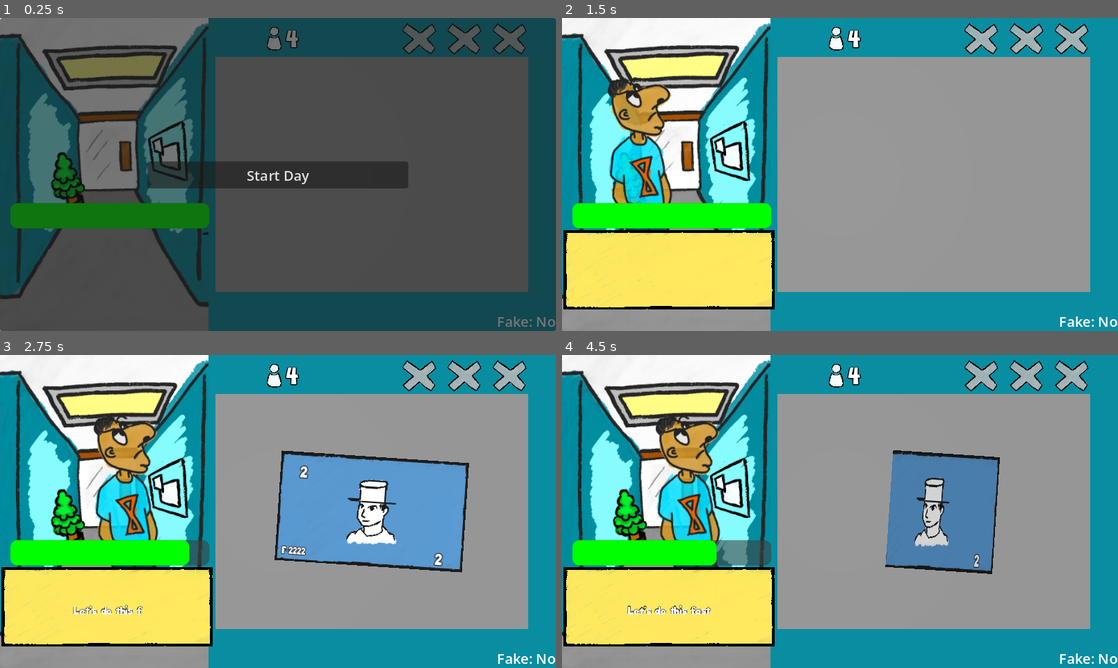
Above: before the commit, frames 1-4 (two rows, left to right).
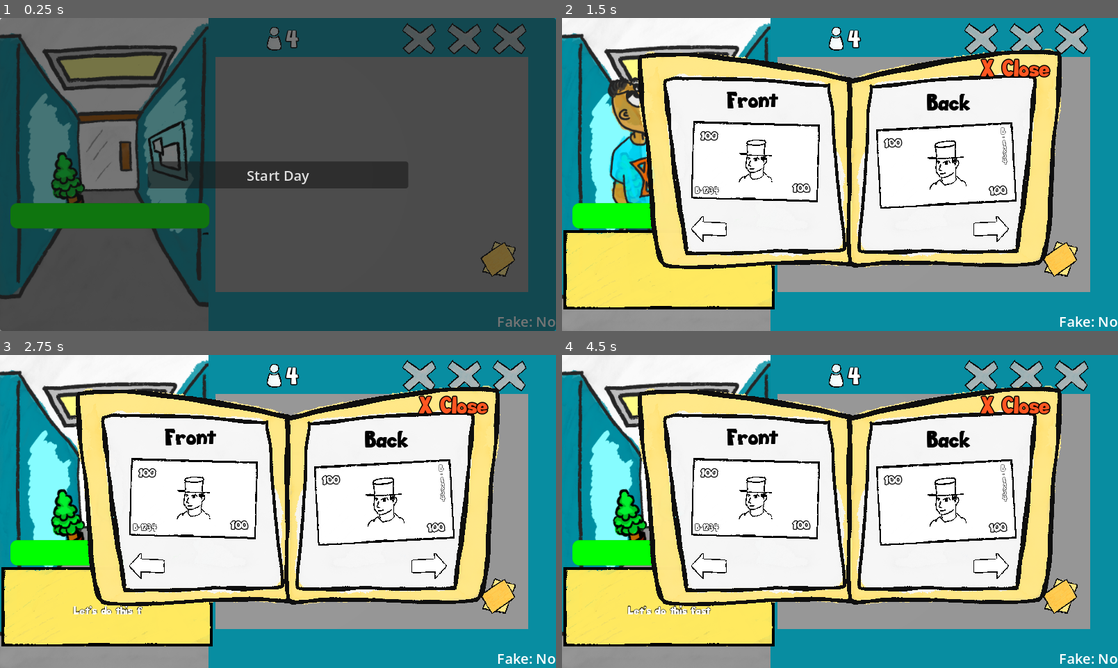
Above: after the commit, the same moments.

Repository: KaitoGameDev/brackeys-gj-2026-2
Game: Godot game, scene res://source/main.tscn
The game is run twice, just before and just after one commit, with the same random seed, the same clock (stepped at 60 frames per second) and the same inputs.
Inputs (mouse positions are in pixels of both pictures, inside the frame that each line leads up to):
- Up to frame 1 (0.25 s): no input
- Up to frame 2 (1.5 s): click "Start Day" at 0.5 s; click (1062, 259) at 1.27 s
- Up to frame 3 (2.75 s): click (150, 564) at 2.02 s
- Up to frame 4 (4.5 s): click (990, 564) at 2.77 s; click (990, 564) at 3.52 s; click (712, 564) at 4.27 s

The runs differ from the first frame. In frame 1, 0.5% of the frame differs, in the area x 86-93%, y 71-83%; in frame 2, 47%; in frame 3, 47%; in frame 4, 48%, in the area x 13-93%, y 9-83%.

Commit message:
added help folder

Diff:
--- /dev/null
+++ b/source/help_folders/help_folder.gd
@@ -0,0 +1,35 @@
+class_name HelpFolder extends Control
+
+@onready var close_btn: Button = $CloseBtn
+@onready var next_page_button: TextureButton = $NextPageBtn
+@onready var previous_page_button: TextureButton = $PreviousPageBtn
+
+@onready var front_bill: MoneyContent = $OpenFolderLeft/FrontContent
+@onready var back_bill: MoneyContent = $OpenFolderRight/BackContent
+
+@export var money_swipe_controller: MoneySwipeController
+
+var _current_page: int = 0
+
+func _ready() -> void:
+	close_btn.pressed.connect(_on_close_btn_pressed)
+	next_page_button.pressed.connect(_on_next_page_pressed)
+	previous_page_button.pressed.connect(_on_previous_page_pressed)
+
+	_render_page.call_deferred()
+
+func _on_close_btn_pressed() -> void:
+	visible = false
+
+func _on_previous_page_pressed() -> void:
+	_current_page += 1
+	_render_page()
+
+func _on_next_page_pressed() -> void:
+	_current_page -= 1
+	_render_page()
+
+func _render_page() -> void:
+#	var bill_page: MoneyResource = money_swipe_controller.get_active_bill_pool()[_current_page]
+#	front_bill.bg_color.self_modulate = bill_page.front_color
+	pass
--- /dev/null
+++ b/source/help_folders/help_folder.tscn
@@ -0,0 +1,293 @@
+[gd_scene format=3 uid="uid://m6b1wb8tskyl"]
+
+[ext_resource type="Script" uid="uid://c15rf6g3o325p" path="res://source/help_folders/help_folder.gd" id="1_qrdgx"]
+[ext_resource type="Texture2D" uid="uid://bu2jifeo6qbbu" path="res://assets/open_folder.png" id="2_ywrnh"]
+[ext_resource type="Script" uid="uid://bv5gc2wn4g14u" path="res://source/money/money_content.gd" id="3_aqbn0"]
+[ext_resource type="Texture2D" uid="uid://ch2pedbiseir7" path="res://assets/bills/bill_bg.png" id="3_gguyo"]
+[ext_resource type="Texture2D" uid="uid://djjgk0o0avs8t" path="res://assets/icons/arrow_icon.png" id="3_ywrnh"]
+[ext_resource type="FontFile" uid="uid://bq7fh1y3is7sg" path="res://assets/fonts/Big_Bottom_Typeface_Normal.ttf" id="4_sjxvo"]
+[ext_resource type="Texture2D" uid="uid://cpfiwoyhk2aya" path="res://assets/bills/2.png" id="6_s2t06"]
+
+[node name="HelpFolder" type="Control" unique_id=362614798]
+layout_mode = 3
+anchors_preset = 0
+offset_left = 330.0
+offset_top = 138.0
+offset_right = 370.0
+offset_bottom = 178.0
+script = ExtResource("1_qrdgx")
+
+[node name="OpenFolderLeft" type="TextureRect" parent="." unique_id=621576420]
+layout_mode = 1
+anchors_preset = 8
+anchor_left = 0.5
+anchor_top = 0.5
+anchor_right = 0.5
+anchor_bottom = 0.5
+offset_left = -278.0
+offset_top = -140.0
+offset_right = 9.0
+offset_bottom = 141.0
+grow_horizontal = 2
+grow_vertical = 2
+rotation = 0.02982867
+texture = ExtResource("2_ywrnh")
+expand_mode = 1
+stretch_mode = 5
+
+[node name="FrontContent" type="Control" parent="OpenFolderLeft" unique_id=1918357279]
+layout_mode = 1
+anchor_left = 0.28553063
+anchor_top = 0.34732884
+anchor_right = 0.79426336
+anchor_bottom = 0.6646245
+grow_horizontal = 2
+grow_vertical = 2
+script = ExtResource("3_aqbn0")
+metadata/_edit_use_anchors_ = true
+
+[node name="BgColor" type="NinePatchRect" parent="OpenFolderLeft/FrontContent" unique_id=579738913]
+layout_mode = 1
+anchors_preset = 15
+anchor_right = 1.0
+anchor_bottom = 1.0
+grow_horizontal = 2
+grow_vertical = 2
+texture = ExtResource("3_gguyo")
+
+[node name="TopLeftValue" type="Label" parent="OpenFolderLeft/FrontContent" unique_id=1186786822]
+layout_mode = 1
+anchors_preset = -1
+anchor_left = 0.011853536
+anchor_top = -0.10156616
+anchor_right = 0.25156924
+anchor_bottom = 0.3807124
+theme_override_colors/font_outline_color = Color(0, 0, 0, 1)
+theme_override_constants/outline_size = 4
+theme_override_fonts/font = ExtResource("4_sjxvo")
+theme_override_font_sizes/font_size = 8
+text = "100"
+horizontal_alignment = 1
+vertical_alignment = 1
+metadata/_edit_use_anchors_ = true
+
+[node name="BottomRightValue" type="Label" parent="OpenFolderLeft/FrontContent" unique_id=1842809506]
+layout_mode = 1
+anchors_preset = -1
+anchor_left = 0.749987
+anchor_top = 0.5468349
+anchor_right = 0.98970264
+anchor_bottom = 1.0291134
+grow_horizontal = 0
+grow_vertical = 0
+theme_override_colors/font_outline_color = Color(0, 0, 0, 1)
+theme_override_constants/outline_size = 4
+theme_override_fonts/font = ExtResource("4_sjxvo")
+theme_override_font_sizes/font_size = 8
+text = "100"
+horizontal_alignment = 1
+vertical_alignment = 1
+metadata/_edit_use_anchors_ = true
+
+[node name="Serial" type="Label" parent="OpenFolderLeft/FrontContent" unique_id=190021042]
+layout_mode = 1
+anchors_preset = -1
+anchor_left = 0.03515625
+anchor_top = 0.7613636
+anchor_right = 0.25546876
+anchor_bottom = 0.96103895
+offset_top = 5.75
+grow_vertical = 0
+theme_override_colors/font_outline_color = Color(0, 0, 0, 1)
+theme_override_constants/outline_size = 3
+theme_override_fonts/font = ExtResource("4_sjxvo")
+theme_override_font_sizes/font_size = 6
+text = "B-1234"
+vertical_alignment = 1
+metadata/_edit_use_anchors_ = true
+
+[node name="Stamp" type="TextureRect" parent="OpenFolderLeft/FrontContent" unique_id=943356056]
+texture_filter = 1
+layout_mode = 1
+anchors_preset = -1
+anchor_left = 0.265625
+anchor_top = 0.12987013
+anchor_right = 0.734375
+anchor_bottom = 0.8701299
+grow_horizontal = 2
+grow_vertical = 2
+texture = ExtResource("6_s2t06")
+expand_mode = 3
+stretch_mode = 5
+metadata/_edit_use_anchors_ = true
+
+[node name="FrontLabel" type="Label" parent="OpenFolderLeft" unique_id=2040133337]
+layout_mode = 1
+anchors_preset = -1
+anchor_left = 0.41216046
+anchor_top = 0.14765318
+anchor_right = 0.62779564
+anchor_bottom = 0.3088581
+offset_right = -2.8872986
+offset_bottom = 3.701416
+rotation = -0.06121835
+theme_override_colors/font_color = Color(0, 0, 0, 1)
+theme_override_fonts/font = ExtResource("4_sjxvo")
+text = "Front"
+metadata/_edit_use_anchors_ = true
+
+[node name="OpenFolderRight" type="TextureRect" parent="." unique_id=940855950]
+layout_mode = 1
+anchors_preset = 8
+anchor_left = 0.5
+anchor_top = 0.5
+anchor_right = 0.5
+anchor_bottom = 0.5
+offset_left = -47.0
+offset_top = -129.0
+offset_right = 240.0
+offset_bottom = 152.0
+grow_horizontal = 2
+grow_vertical = 2
+rotation = -0.05291786
+texture = ExtResource("2_ywrnh")
+expand_mode = 1
+stretch_mode = 5
+flip_h = true
+
+[node name="BackContent" type="Control" parent="OpenFolderRight" unique_id=556862073]
+layout_mode = 1
+anchor_left = 0.18356235
+anchor_top = 0.36273742
+anchor_right = 0.7320916
+anchor_bottom = 0.68843675
+grow_horizontal = 2
+grow_vertical = 2
+script = ExtResource("3_aqbn0")
+serial_number_orientation = 1
+metadata/_edit_use_anchors_ = true
+
+[node name="BgColor" type="NinePatchRect" parent="OpenFolderRight/BackContent" unique_id=383182068]
+layout_mode = 1
+anchors_preset = 15
+anchor_right = 1.0
+anchor_bottom = 1.0
+grow_horizontal = 2
+grow_vertical = 2
+texture = ExtResource("3_gguyo")
+
+[node name="TopLeftValue" type="Label" parent="OpenFolderRight/BackContent" unique_id=2134195938]
+layout_mode = 1
+anchors_preset = -1
+anchor_left = 0.01953125
+anchor_right = 0.234375
+anchor_bottom = 0.29220778
+theme_override_colors/font_outline_color = Color(0, 0, 0, 1)
+theme_override_constants/outline_size = 4
+theme_override_fonts/font = ExtResource("4_sjxvo")
+theme_override_font_sizes/font_size = 8
+text = "100"
+horizontal_alignment = 1
+vertical_alignment = 1
+metadata/_edit_use_anchors_ = true
+
+[node name="BottomRightValue" type="Label" parent="OpenFolderRight/BackContent" unique_id=90357367]
+layout_mode = 1
+anchors_preset = -1
+anchor_left = 0.76808053
+anchor_top = 0.67177385
+anchor_right = 0.9829242
+anchor_bottom = 0.9639816
+grow_horizontal = 0
+grow_vertical = 0
+theme_override_colors/font_outline_color = Color(0, 0, 0, 1)
+theme_override_constants/outline_size = 4
+theme_override_fonts/font = ExtResource("4_sjxvo")
+theme_override_font_sizes/font_size = 8
+text = "100"
+horizontal_alignment = 1
+vertical_alignment = 1
+metadata/_edit_use_anchors_ = true
+
+[node name="Serial" type="Label" parent="OpenFolderRight/BackContent" unique_id=1052484344]
+layout_mode = 1
+anchors_preset = -1
+anchor_left = 0.88671875
+anchor_right = 0.98046875
+anchor_bottom = 0.512987
+grow_horizontal = 0
+theme_override_constants/line_spacing = -9
+theme_override_constants/outline_size = 2
+theme_override_fonts/font = ExtResource("4_sjxvo")
+theme_override_font_sizes/font_size = 5
+text = "B
+-
+1
+2
+3
+4"
+horizontal_alignment = 1
+vertical_alignment = 1
+metadata/_edit_use_anchors_ = true
+
+[node name="Stamp" type="TextureRect" parent="OpenFolderRight/BackContent" unique_id=1851910305]
+texture_filter = 1
+layout_mode = 1
+anchors_preset = -1
+anchor_left = 0.265625
+anchor_top = 0.12987013
+anchor_right = 0.734375
+anchor_bottom = 0.8701299
+grow_horizontal = 2
+grow_vertical = 2
+texture = ExtResource("6_s2t06")
+expand_mode = 5
+stretch_mode = 5
+metadata/_edit_use_anchors_ = true
+
+[node name="BackLabel" type="Label" parent="OpenFolderRight" unique_id=527614160]
+layout_mode = 0
+offset_left = 114.93205
+offset_top = 42.138115
+offset_right = 173.93204
+offset_bottom = 91.138115
+rotation = 0.06667367
+theme_override_colors/font_color = Color(0, 0, 0, 1)
+theme_override_fonts/font = ExtResource("4_sjxvo")
+text = "Back"
+
+[node name="NextPageBtn" type="TextureButton" parent="." unique_id=827096790]
+layout_mode = 0
+offset_left = 135.0
+offset_top = 76.0
+offset_right = 188.0
+offset_bottom = 129.0
+texture_normal = ExtResource("3_ywrnh")
+ignore_texture_size = true
+stretch_mode = 5
+
+[node name="PreviousPageBtn" type="TextureButton" parent="." unique_id=466975344]
+layout_mode = 0
+offset_left = -185.0
+offset_top = 76.0
+offset_right = -132.0
+offset_bottom = 129.0
+texture_normal = ExtResource("3_ywrnh")
+ignore_texture_size = true
+stretch_mode = 5
+flip_h = true
+
+[node name="CloseBtn" type="Button" parent="." unique_id=2130697446]
+layout_mode = 0
+offset_left = 143.0
+offset_top = -116.0
+offset_right = 241.0
+offset_bottom = -59.0
+theme_override_colors/font_color = Color(1, 0.3372549, 0.12941177, 1)
+theme_override_colors/font_pressed_color = Color(1, 0.3372549, 0.12941177, 1)
+theme_override_colors/font_hover_color = Color(0.7420546, 0.20652226, 0, 1)
+theme_override_colors/font_outline_color = Color(0, 0, 0, 1)
+theme_override_constants/outline_size = 5
+theme_override_fonts/font = ExtResource("4_sjxvo")
+text = "X Close"
+flat = true
--- /dev/null
+++ b/source/help_folders/help_folder_button.gd
@@ -0,0 +1,12 @@
+class_name HelpFolderButton extends TextureButton
+
+@export var help_folder: HelpFolder
+
+func _ready() -> void:
+	help_folder.visible = false
+
+	pressed.connect(_on_pressed)
+
+
+func _on_pressed() -> void:
+	help_folder.visible = !help_folder.visible
--- a/source/main.tscn
+++ b/source/main.tscn
@@ -20,6 +20,9 @@
 [ext_resource type="Resource" uid="uid://doyd3f2167sjy" path="res://resources/money/20_bill.tres" id="12_bill20"]
 [ext_resource type="Resource" uid="uid://bpxc8ak8gpjx7" path="res://resources/money/50_bill.tres" id="13_bill50"]
 [ext_resource type="Resource" uid="uid://b6wfrbnlhrevb" path="res://resources/money/100_bill.tres" id="14_bill100"]
+[ext_resource type="Texture2D" uid="uid://0o2jrgnf4luq" path="res://assets/icons/folder_icon.png" id="14_sm8so"]
+[ext_resource type="Script" uid="uid://5yi0hln8l8pp" path="res://source/help_folders/help_folder_button.gd" id="15_ly4gw"]
+[ext_resource type="PackedScene" uid="uid://m6b1wb8tskyl" path="res://source/help_folders/help_folder.tscn" id="16_73f7r"]
 [ext_resource type="Script" uid="uid://bva8u8qxst4an" path="res://source/money_swipe/wave_start_ui.gd" id="15_vjn7t"]
 
 [sub_resource type="Resource" id="WaveConfig_1"]
@@ -189,6 +192,22 @@
 offset_right = -12.0
 offset_bottom = -3.0000038
 
+[node name="HelpFolderButton" type="TextureButton" parent="CanvasLayer" unique_id=469319324 node_paths=PackedStringArray("help_folder")]
+offset_left = 556.99994
+offset_top = 248.0
+offset_right = 605.99994
+offset_bottom = 297.0
+rotation = 0.2537237
+texture_normal = ExtResource("14_sm8so")
+ignore_texture_size = true
+stretch_mode = 5
+script = ExtResource("15_ly4gw")
+help_folder = NodePath("../HelpFolder")
+
+[node name="HelpFolder" parent="CanvasLayer" unique_id=362614798 node_paths=PackedStringArray("money_swipe_controller") instance=ExtResource("16_73f7r")]
+visible = false
+money_swipe_controller = NodePath("../../Controllers/MoneySwipeController")
+
 [node name="WaveStartContainer" type="Control" parent="CanvasLayer" unique_id=1653313975]
 layout_mode = 3
 anchors_preset = 15
--- a/source/money_swipe/money_swipe_controller.gd
+++ b/source/money_swipe/money_swipe_controller.gd
@@ -1,4 +1,4 @@
-extends Node
+class_name MoneySwipeController extends Node
 
 @export var money_scene: PackedScene = preload("res://source/money/money.tscn")
 @export var bill_pool: Array[MoneyResource] = [
@@ -70,6 +70,8 @@
 	FakeFeature.BACK_STAMP,
 ]
 
+func get_active_bill_pool() -> Array[MoneyResource]:
+	return _active_bill_pool
 
 func _ready() -> void:
 	# Remove the comment below to see the Swipe Event logs
Binary file added: assets/icons/arrow_icon.png
Not shown, added: assets/icons/arrow_icon.png.import
Binary file added: assets/icons/folder_icon.png
Not shown, added: assets/icons/folder_icon.png.import
Binary file added: assets/open_folder.png
Not shown, added: assets/open_folder.png.import
Not shown, added: source/help_folders/help_folder.gd.uid
Not shown, added: source/help_folders/help_folder_button.gd.uid
